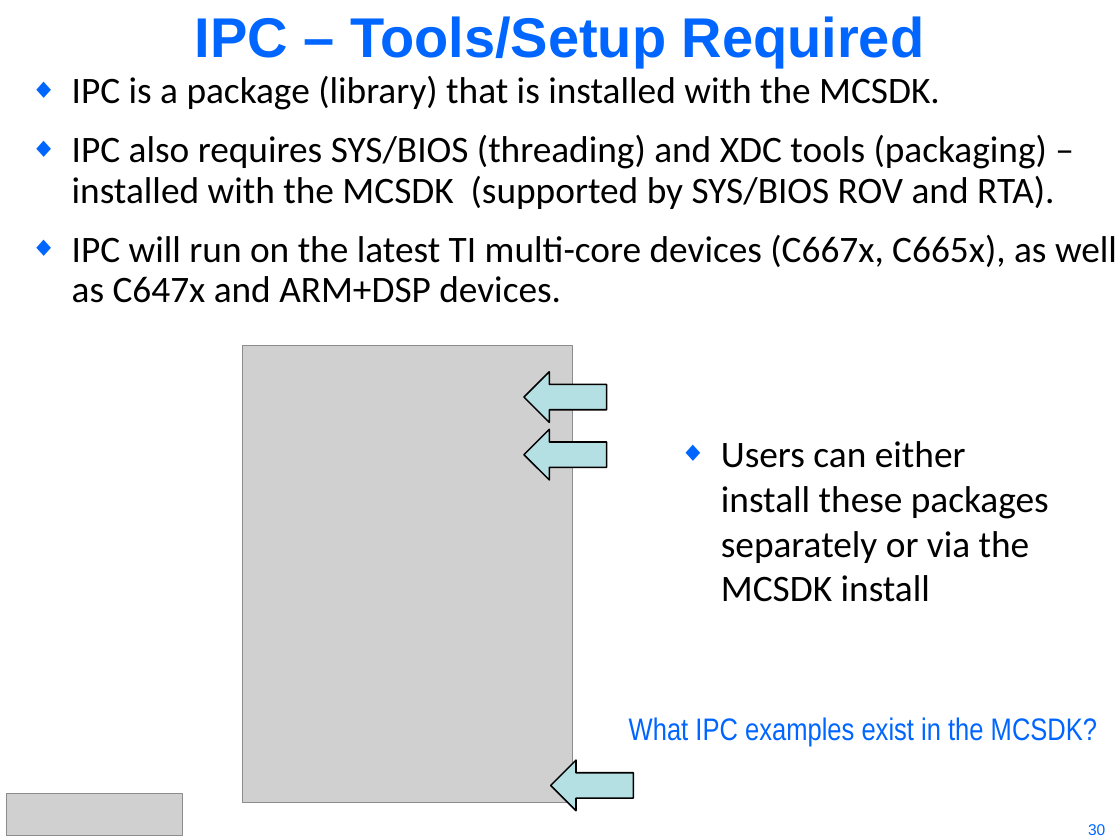
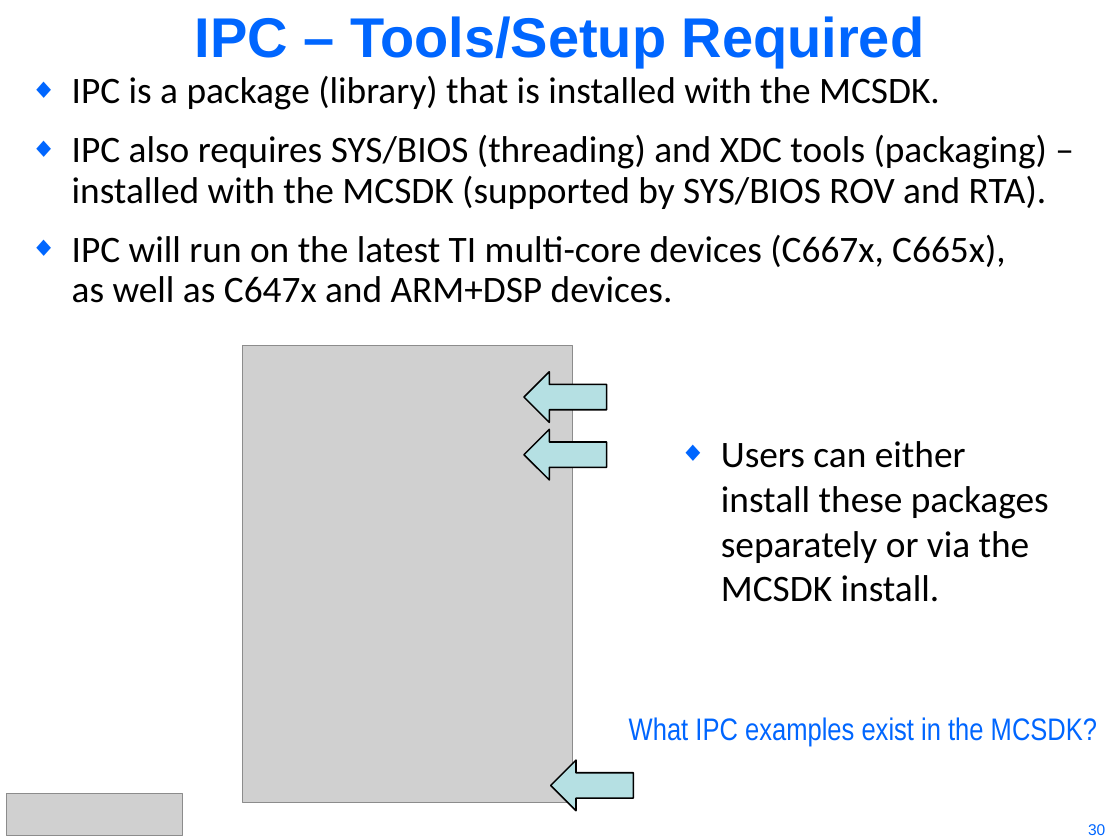
Before and after one commit to hari1989/keystone-workshop, a slide deck: slide 30 of preliminary/KeyStone Intro to IPC.pptx. Drawn at 1120x840 pixels with LibreOffice and Linux fonts; fonts in the diff are those of the drawing; grey boxes stand for pictures. Boxes give left, top, right and bottom in pixels: in the first picture for what was removed or moved away, otherwise in the second. Text is boxed around its words. In the diff, an @@ line names an element or a change of style, - is before the commit and + after.

```diff
--- a/preliminary/KeyStone Intro to IPC.pptx
+++ b/preliminary/KeyStone Intro to IPC.pptx
@@ text "IPC is a package (library) ..." rewrapped from (72,76,1117,303) to (72,76,1047,303) @@
@@ text at (721,441,1049,602): text changed @@
-◆ Users can either
-  install these packages
-  separately or via the
-  MCSDK install
+◆ Users can either
+  install these packages
+  separately or via the
+  MCSDK install.
```
Also in this commit, not shown: 22 other slides changed.
